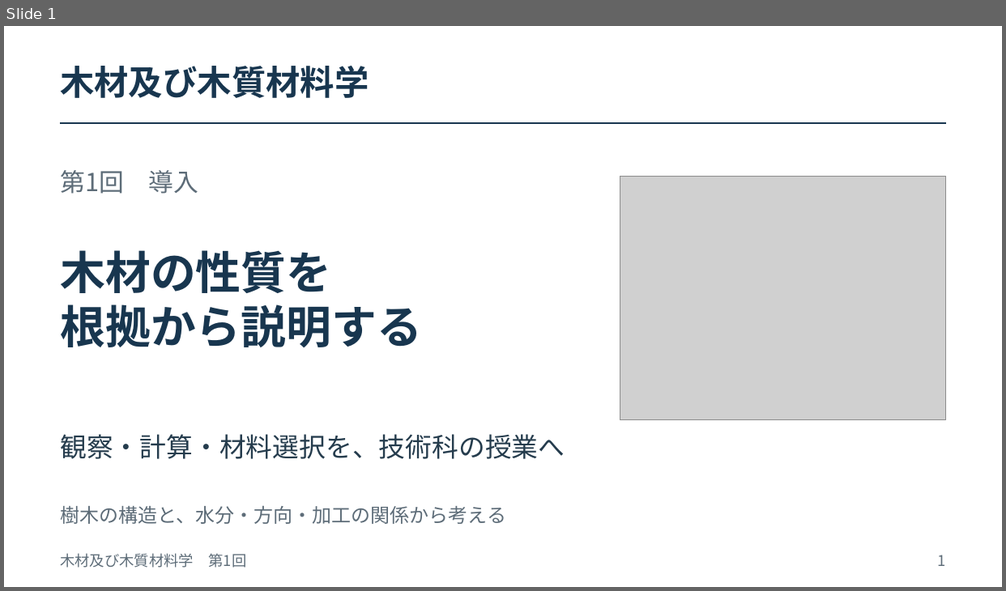
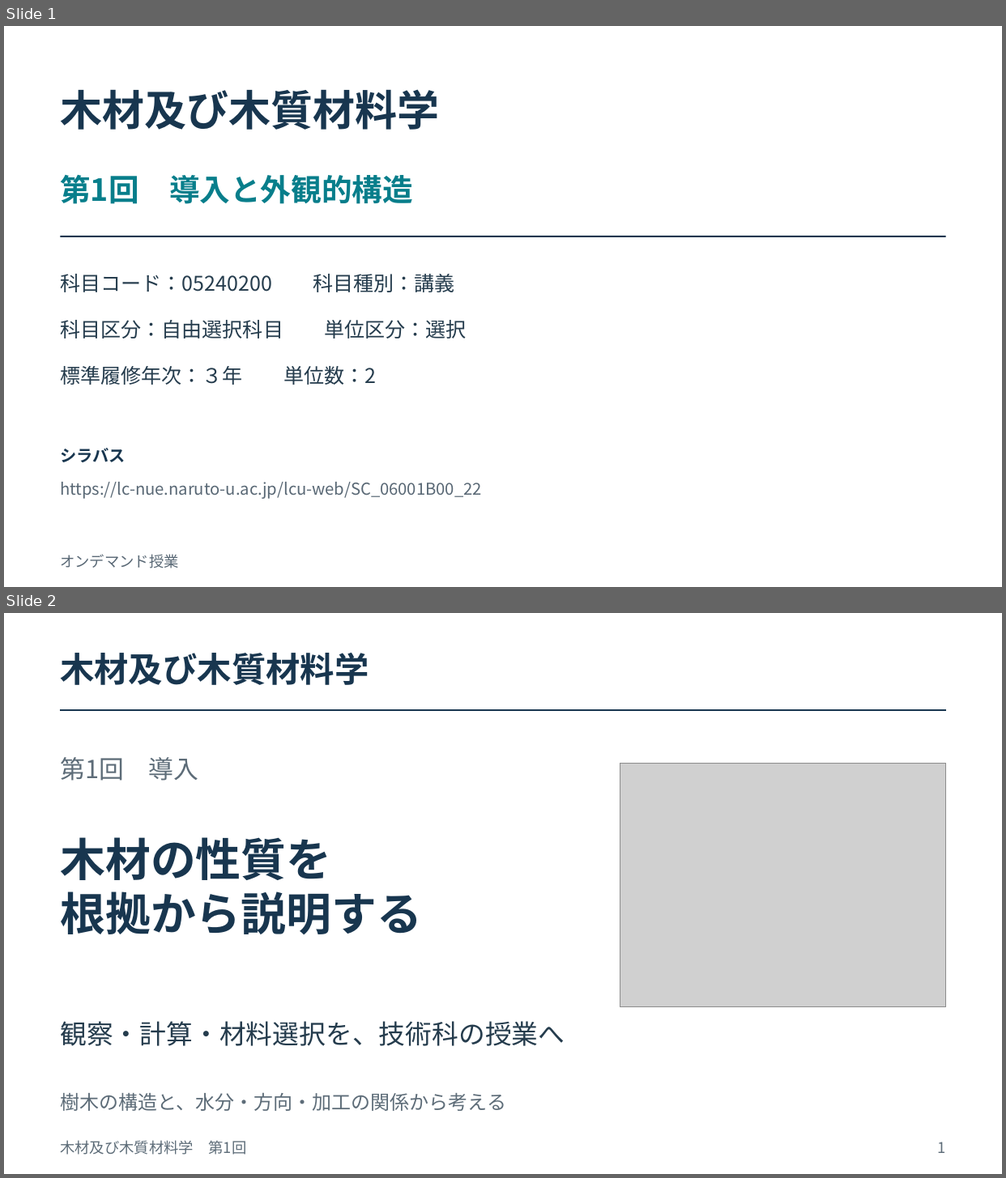
Before and after one commit to zooc-14calbp/wood-science-course, a slide deck: 第01回/01_オンデマンド_授業スライド.pptx. Shown one above the other, each under a label of ours: slide 1 before the commit, slides 1 and 2 after it. The pictures are 1006x591 and 1006x1178 pixels, drawn with LibreOffice and Linux fonts; fonts in the diff are those of the drawing; grey boxes stand for pictures. Boxes give left, top, right and bottom in pixels: in the first picture for what was removed or moved away, otherwise in the second. Text is boxed around its words. In the diff, an @@ line names an element or a change of style, - is before the commit and + after.

```diff
--- a/第01回/01_オンデマンド_授業スライド.pptx
+++ b/第01回/01_オンデマンド_授業スライド.pptx
@@ slide 1 added at (4, 26, 1002, 587), background #FFFFFF @@
@@ text added at (60, 89, 439, 130), 40.5 pt, text #18364F, bold @@
+木材及び木質材料学
@@ text added at (60, 175, 413, 204), 29.2 pt, text #087E8B, bold @@
+第1回 導入と外観的構造
@@ rectangle added at (60, 236, 946, 237), fill #18364F @@
@@ text added at (60, 274, 455, 292), 19.5 pt, text #253C4D @@
+科目コード：05240200 科目種別：講義
@@ text added at (60, 320, 466, 339), 19.5 pt, text #253C4D @@
+科目区分：自由選択科目 単位区分：選択
@@ text added at (60, 366, 377, 385), 19.5 pt, text #253C4D @@
+標準履修年次：３年 単位数：2
@@ text added at (60, 448, 126, 463), 15.8 pt, text #18364F, bold @@
+シラバス
@@ text added at (60, 482, 481, 499), 15.8 pt, text #596875 @@
+https://lc-nue.naruto-u.ac.jp/lcu-web/SC_06001B00_22
@@ text added at (60, 554, 178, 569), 14.2 pt, text #596875 @@
+オンデマンド授業
@@ what was slide 1 is now slide 2 @@
```
Also in this commit, not shown: 13 other files.
